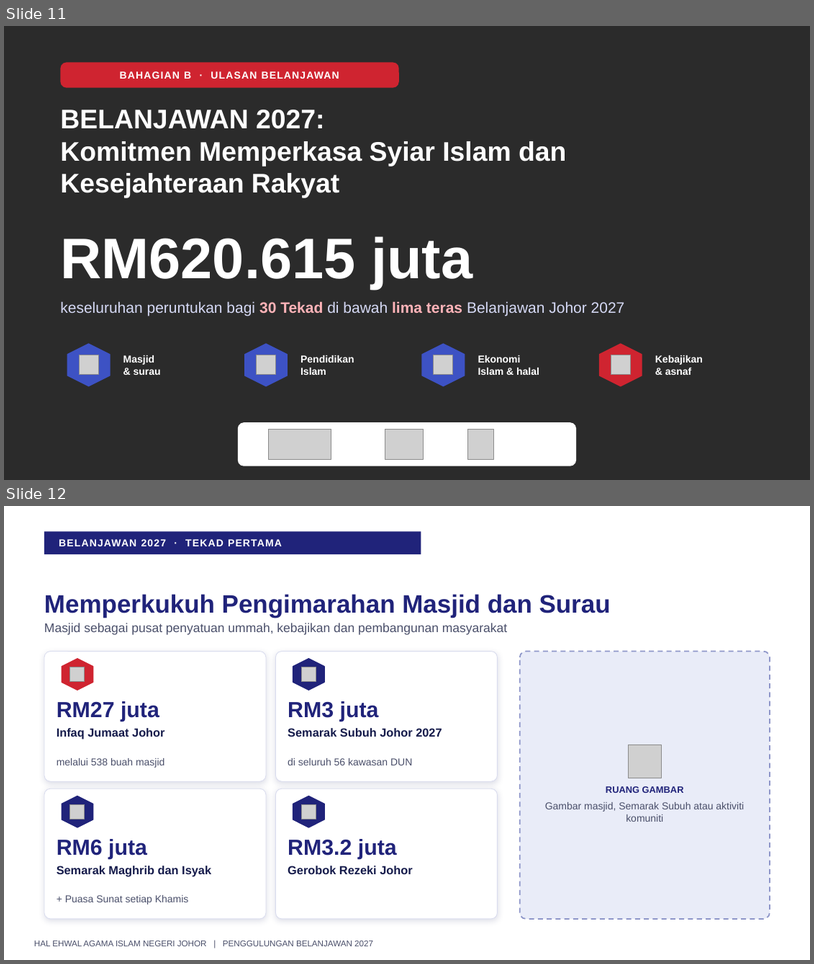
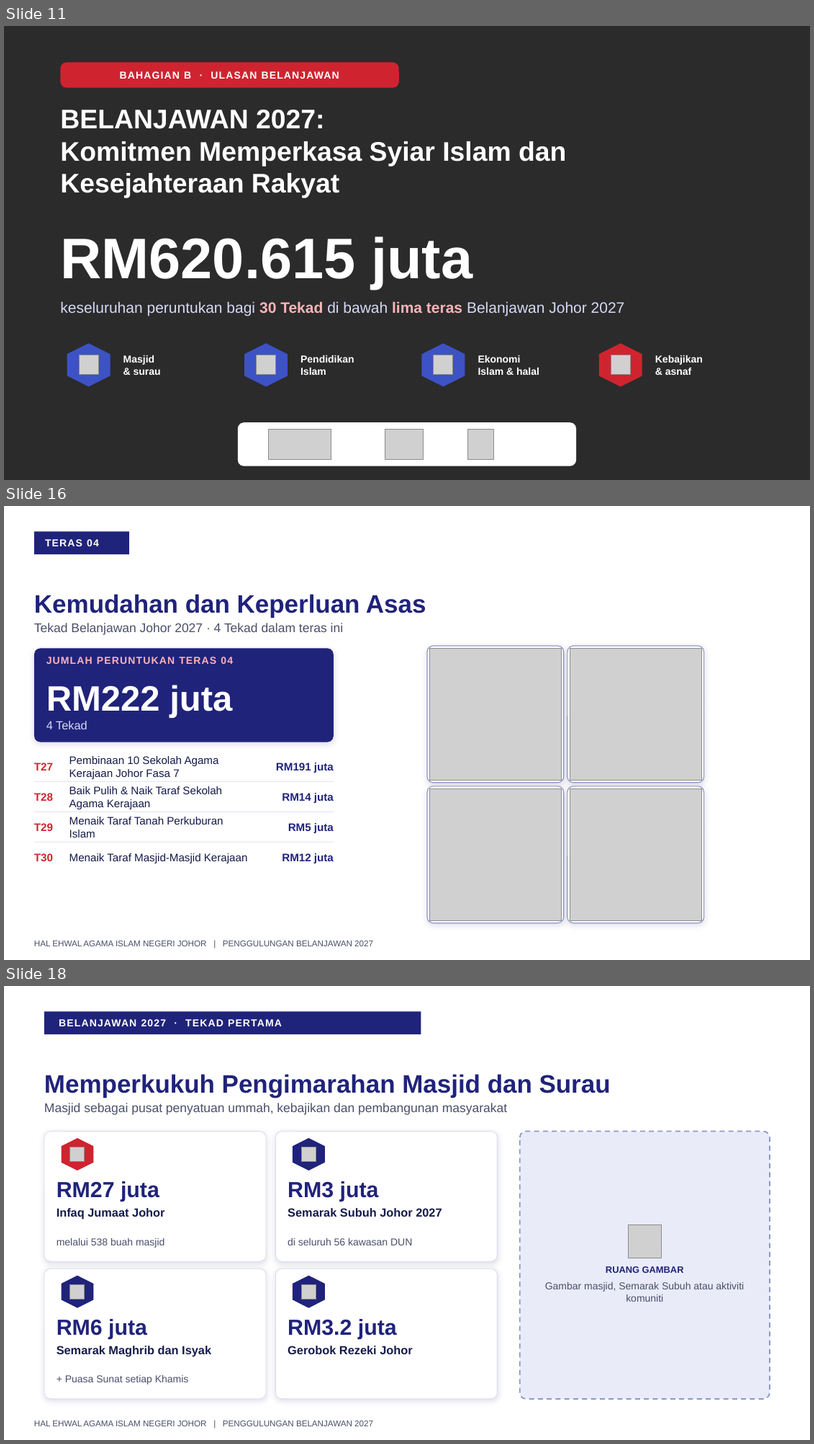
Before and after one commit to nawaljoe/Nawal, a slide deck: output/Penggulungan_Hal_Ehwal_Agama_Islam_2027_16x9.pptx. Shown one above the other, each under a label of ours: slides 11 and 12 before the commit, slides 11, 16 and 18 after it; the slides between them are not shown. The pictures are 814x964 and 814x1444 pixels, drawn with LibreOffice and Linux fonts; fonts in the diff are those of the drawing; grey boxes stand for pictures; background and template pictures are left out; a plain dark background stands for a picture behind light text. Boxes give left, top, right and bottom in pixels: in the first picture for what was removed or moved away, otherwise in the second. Text is boxed around its words. In the diff, an @@ line names an element or a change of style, - is before the commit and + after.

```diff
--- a/output/Penggulungan_Hal_Ehwal_Agama_Islam_2027_16x9.pptx
+++ b/output/Penggulungan_Hal_Ehwal_Agama_Islam_2027_16x9.pptx
@@ slide 16 added at (4, 506, 810, 960), background #FFFFFF; not listed: 1 template element that a slide beside it also shows @@
@@ rectangle added at (34, 531, 129, 554), fill #20237A @@
@@ text added at (45, 539, 99, 546), 12 pt, text #FFFFFF, bold @@
+TERAS 04
@@ text added at (34, 594, 427, 618), 30 pt, text #20237A, bold @@
+Kemudahan dan Keperluan Asas
@@ text added at (34, 623, 343, 635), 15 pt, text #4A4F6A @@
+Tekad Belanjawan Johor 2027 · 4 Tekad dalam teras ini
@@ rounded rectangle added at (34, 648, 334, 742), fill #20237A @@
@@ text added at (46, 656, 233, 664), 12 pt, text #FFB3B8, bold @@
+JUMLAH PERUNTUKAN TERAS 04
@@ rounded rectangle added at (427, 646, 564, 782), fill #FFFFFF, outline #8E96C9 1 pt @@
@@ picture added at (430, 648, 562, 780) @@
@@ rounded rectangle added at (568, 646, 705, 782), fill #FFFFFF, outline #8E96C9 1 pt @@
@@ picture added at (570, 648, 702, 780) @@
@@ text added at (46, 685, 232, 718), 42 pt, text #FFFFFF, bold @@
+RM222 juta
@@ text added at (46, 721, 88, 729), 14 pt, text #D5D9F5 @@
+4 Tekad
@@ text added at (34, 762, 53, 770), 13 pt, text #CF2430, bold @@
+T27
@@ text added at (70, 756, 219, 779), 13 pt, text #141A4A @@
+Pembinaan 10 Sekolah Agama Kerajaan Johor Fasa 7
@@ text added at (276, 762, 334, 772), 13 pt, text #20237A, bold @@
+RM191 juta
@@ line added from (34, 781) to (334, 781), #D9DCEE 0.75 pt @@
@@ text added at (70, 786, 222, 809), 13 pt, text #141A4A @@
+Baik Pulih & Naik Taraf Sekolah Agama Kerajaan
@@ rounded rectangle added at (427, 786, 564, 923), fill #FFFFFF, outline #8E96C9 1 pt @@
@@ rounded rectangle added at (568, 786, 705, 923), fill #FFFFFF, outline #8E96C9 1 pt @@
@@ text added at (34, 793, 53, 800), 13 pt, text #CF2430, bold @@
+T28
@@ text added at (282, 793, 334, 803), 13 pt, text #20237A, bold @@
+RM14 juta
@@ picture added at (430, 788, 562, 921) @@
@@ picture added at (570, 788, 702, 921) @@
@@ line added from (34, 811) to (334, 811), #D9DCEE 0.75 pt @@
@@ text added at (34, 823, 53, 831), 13 pt, text #CF2430, bold @@
+T29
@@ text added at (70, 816, 223, 837), 13 pt, text #141A4A @@
+Menaik Taraf Tanah Perkuburan Islam
@@ text added at (288, 823, 334, 833), 13 pt, text #20237A, bold @@
+RM5 juta
@@ line added from (34, 842) to (334, 842), #D9DCEE 0.75 pt @@
@@ text added at (34, 853, 53, 861), 13 pt, text #CF2430, bold @@
+T30
@@ text added at (70, 853, 248, 863), 13 pt, text #141A4A @@
+Menaik Taraf Masjid-Masjid Kerajaan
@@ text added at (282, 853, 334, 863), 13 pt, text #20237A, bold @@
+RM12 juta
@@ what was slide 12 is now slide 18 @@
```
Also in this commit, not shown: 5 other slides added, 2 other files.
